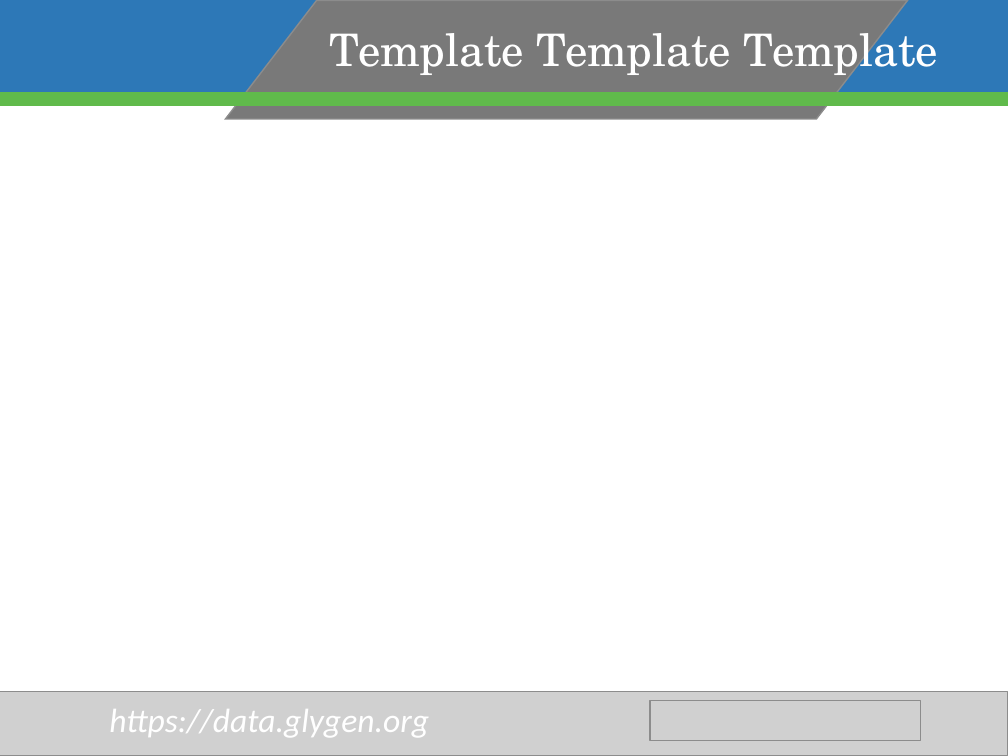
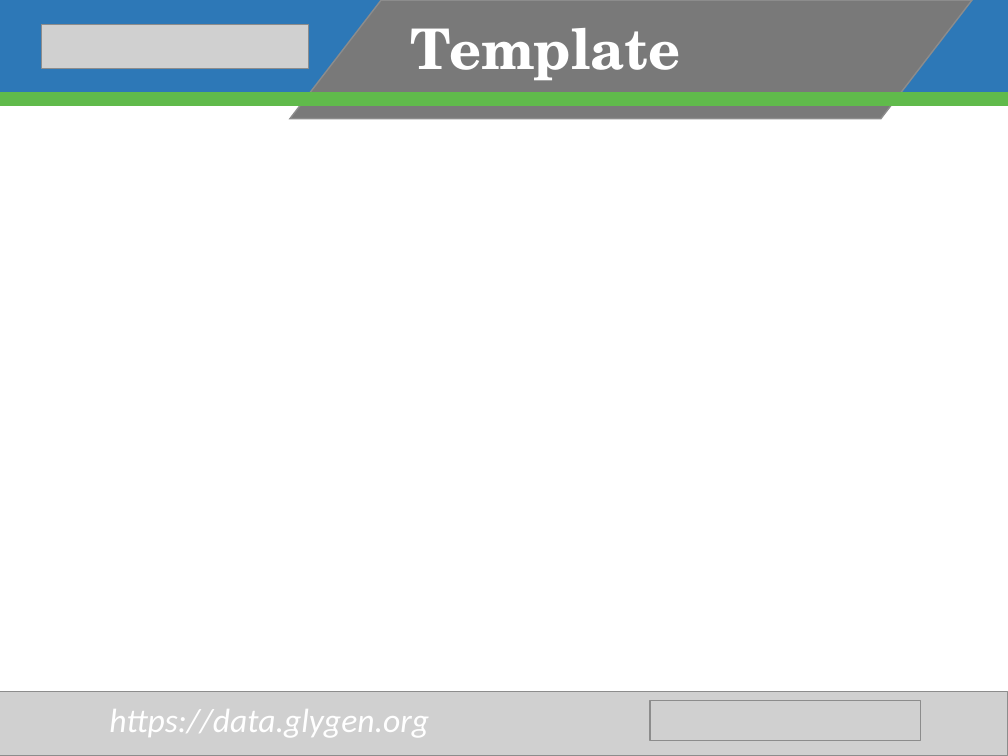
Before and after one commit to GW-HIVE/glygen-frontend, a slide deck: slide 3 of src/images/media/slides/pptx/GlyGen-slides-template.pptx. Drawn at 1008x756 pixels with LibreOffice and Linux fonts; fonts in the diff are those of the drawing; grey boxes stand for pictures; background and template pictures are left out. Boxes give left, top, right and bottom in pixels: in the first picture for what was removed or moved away, otherwise in the second. Text is boxed around its words. In the diff, an @@ line names an element or a change of style, - is before the commit and + after.

```diff
--- a/src/images/media/slides/pptx/GlyGen-slides-template.pptx
+++ b/src/images/media/slides/pptx/GlyGen-slides-template.pptx
@@ rectangle removed at [0,0,1008,104] @@
@@ group added at [0,0,1008,119]: 2 rectangles, 1 parallelogram, 1 picture @@
@@ parallelogram removed at [226,1,908,120] @@
@@ text "Template" at [411,28,681,81]: vertical alignment top to middle @@
@@ text at [411,28,681,81]: text changed; size 32 to 40 pt; bold on @@
-Template Template Template
+Template
@@ rectangle removed at [0,93,1008,106] @@
```
Also in this commit, not shown: 2 other slides changed, 2 slides added, 1 slide removed, 4 other files.
